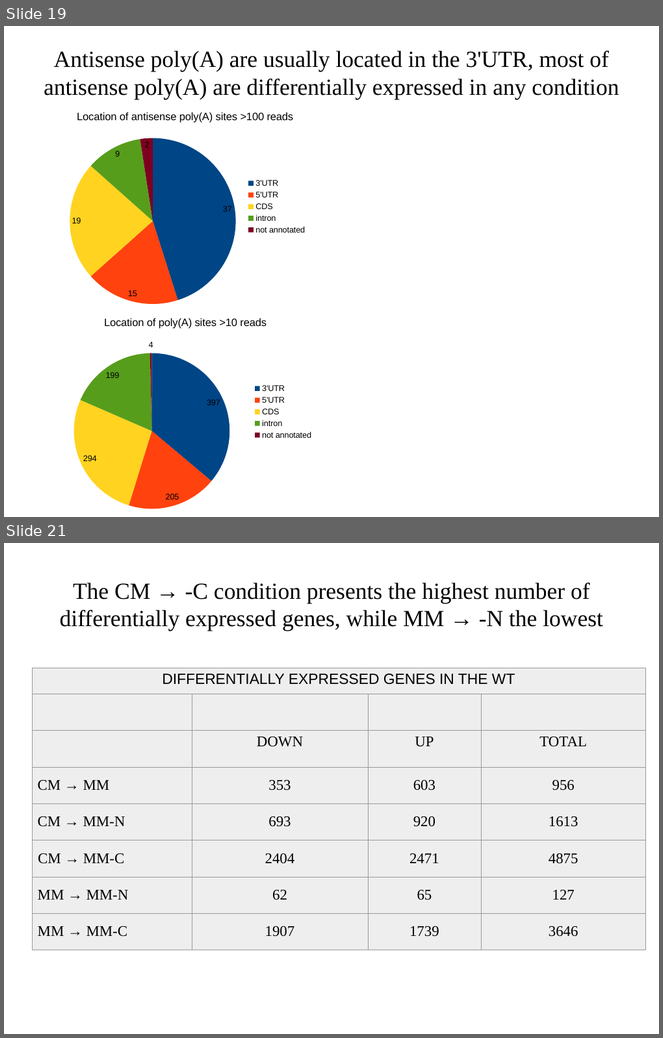
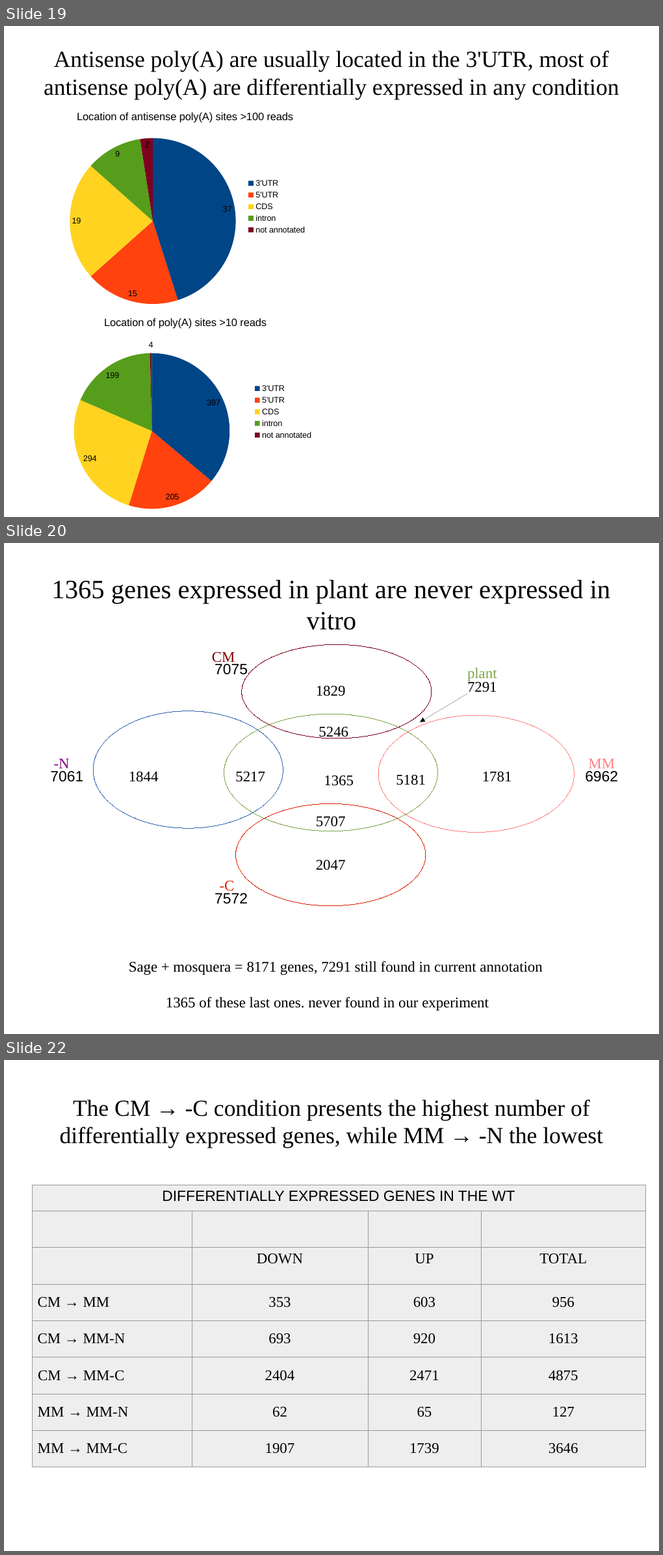
Before and after one commit to wilkinsonlab/m-oryzae-polya, a slide deck: doc/version_21/oryzae_presentation.odp. Shown one above the other, each under a label of ours: slides 19 and 21 before the commit, slides 19, 20 and 22 after it; the slides between them are not shown. The pictures are 663x1038 and 663x1555 pixels, drawn with LibreOffice and Linux fonts; fonts in the diff are those of the drawing; grey boxes stand for pictures. Boxes give left, top, right and bottom in pixels: in the first picture for what was removed or moved away, otherwise in the second. Text is boxed around its words. In the diff, an @@ line names an element or a change of style, - is before the commit and + after.

```diff
--- a/doc/version_21/oryzae_presentation.odp
+++ b/doc/version_21/oryzae_presentation.odp
@@ slide 20 added at <box>4,543,659,1034</box>, background #FFFFFF @@
@@ title added at <box>51,579,611,630</box>, 32 pt, text #000000 @@
+1365 genes expressed in plant are never expressed in vitro
@@ text added at <box>212,652,235,665</box>, 18 pt, text #800000 @@
+CM
@@ ellipse added at <box>242,644,432,739</box>, outline #7E0021 0 pt @@
@@ text added at <box>215,664,248,678</box>, 18 pt, text #000000 @@
+7075
@@ text added at <box>467,668,497,681</box>, 18 pt, text #7DA647 @@
+plant
@@ text added at <box>316,685,346,696</box>, 18 pt, text #000000 @@
+1829
@@ arrow added from (467, 693) to (420, 722), #000000 0 pt @@
@@ text added at <box>467,680,497,693</box>, 18 pt, text #000000 @@
+7291
@@ ellipse added at <box>93,711,284,828</box>, outline #3465AF 0 pt @@
@@ ellipse added at <box>224,714,438,832</box>, outline #7DA647 0 pt @@
@@ ellipse added at <box>378,715,575,832</box>, outline #FF8080 0 pt @@
@@ text added at <box>319,727,348,739</box>, 18 pt, text #000000 @@
+5246
@@ text added at <box>50,771,83,782</box>, 18 pt, text #000000 @@
+7061
@@ text added at <box>54,759,70,772</box>, 18 pt, text #800080 @@
+-N
@@ text added at <box>129,771,159,782</box>, 18 pt, text #000000 @@
+1844
@@ text added at <box>235,772,265,782</box>, 18 pt, text #000000 @@
+5217
@@ text added at <box>324,776,354,786</box>, 18 pt, text #000000 @@
+1365
@@ text added at <box>396,774,426,785</box>, 18 pt, text #000000 @@
+5181
@@ text added at <box>482,771,512,782</box>, 18 pt, text #000000 @@
+1781
@@ text added at <box>585,771,618,782</box>, 18 pt, text #000000 @@
+6962
@@ text added at <box>588,759,615,772</box>, 18 pt, text #FF8080 @@
+MM
@@ ellipse added at <box>236,804,426,906</box>, outline #DC2300 0 pt @@
@@ text added at <box>316,816,346,827</box>, 18 pt, text #000000 @@
+5707
@@ text added at <box>316,860,346,871</box>, 18 pt, text #000000 @@
+2047
@@ text added at <box>215,893,248,904</box>, 18 pt, text #000000 @@
+7572
@@ text added at <box>220,881,235,894</box>, 18 pt, text #DC2300 @@
+-C
@@ text added at <box>129,962,542,1011</box>, 18 pt, text #000000 @@
+Sage + mosquera = 8171 genes, 7291 still found in current annotation
+1365 of these last ones. never found in our experiment
@@ what was slide 21 is now slide 22 @@
```
Also in this commit, not shown: 14 slides changed, 1 other slide added, 5 other files.
